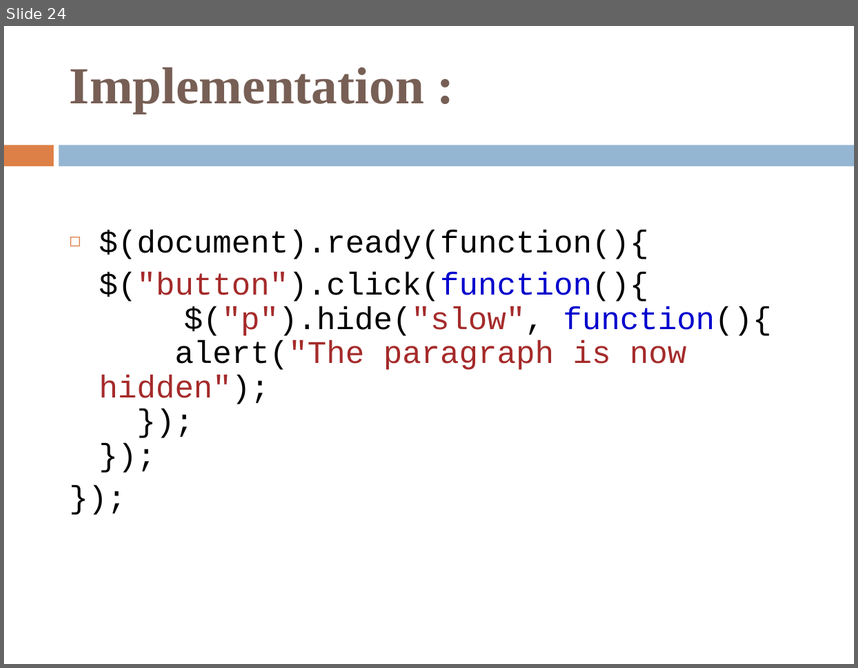
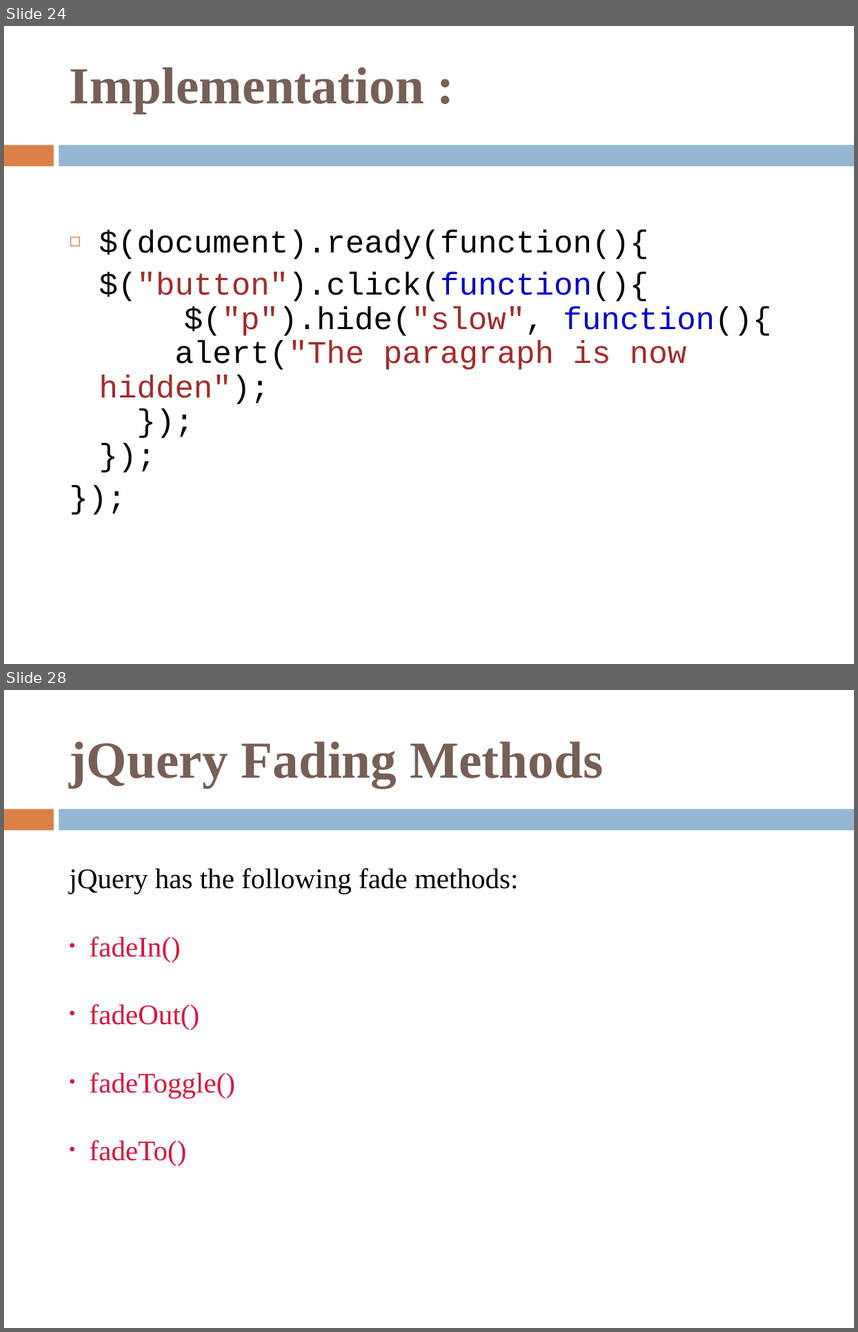
Before and after one commit to KinjalThakar/Intership-phase-2, a slide deck: jQuery.ppt. Shown one above the other, each under a label of ours: slide 24 before the commit, slides 24 and 28 after it; the slides between them are not shown. The pictures are 858x668 and 858x1332 pixels, drawn with LibreOffice and Linux fonts; fonts in the diff are those of the drawing. Boxes give left, top, right and bottom in pixels: in the first picture for what was removed or moved away, otherwise in the second. Text is boxed around its words. In the diff, an @@ line names an element or a change of style, - is before the commit and + after.

```diff
--- a/jQuery.ppt
+++ b/jQuery.ppt
@@ slide 28 added at box(4, 690, 854, 1328), background #FFFFFF; not listed: 2 template elements that a slide beside it also shows @@
@@ title added at box(70, 742, 603, 788), 44 pt, text #775F55, bold @@
+jQuery Fading Methods
@@ text added at box(70, 868, 519, 1165), 24 pt, text #DC143C @@
+jQuery has the following fade methods:
+• fadeIn()
+• fadeOut()
+• fadeToggle()
+• fadeTo()
```
Also in this commit, not shown: 10 other slides added.
